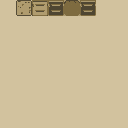
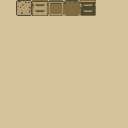
Layer changes from the first (128, 128) image to the second:
painted on "Layer" over 48, 0, 64, 16
